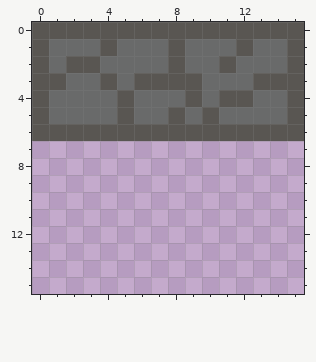
Two versions of one pixel-art file, assets/Cracked Stone Floor.aseprite. Above, as it was before the edit.
16x16 pixels, 1 frame.
New version:
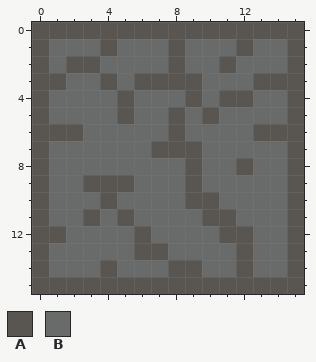
Palette (. is transparent): A #595652  B #696a6a
The exact change:
y 6: x 3..7 AAAAA -> BBBBB; x 9..12 AAAA -> BBBB
y 7: x 0..15 ................ -> ABBBBBBAAABBBBBA
y 8: x 0..15 ................ -> ABBBBBBBBABBABBA
y 9: x 0..15 ................ -> ABBAAABBBABBBBBA
y 10: x 0..15 ................ -> ABBBABBBBAABBBBA
y 11: x 0..15 ................ -> ABBABABBBBAABBBA
y 12: x 0..15 ................ -> AABBBBABBBBAABBA
y 13: x 0..15 ................ -> ABBBBBAABBBBABBA
y 14: x 0..15 ................ -> ABBBABBBAABBABBA
y 15: x 0..15 ................ -> AAAAAAAAAAAAAAAA
Pixel boxes of the changes (left, top, right, bottom) in both pictures:
changed: (32, 124, 304, 294)
